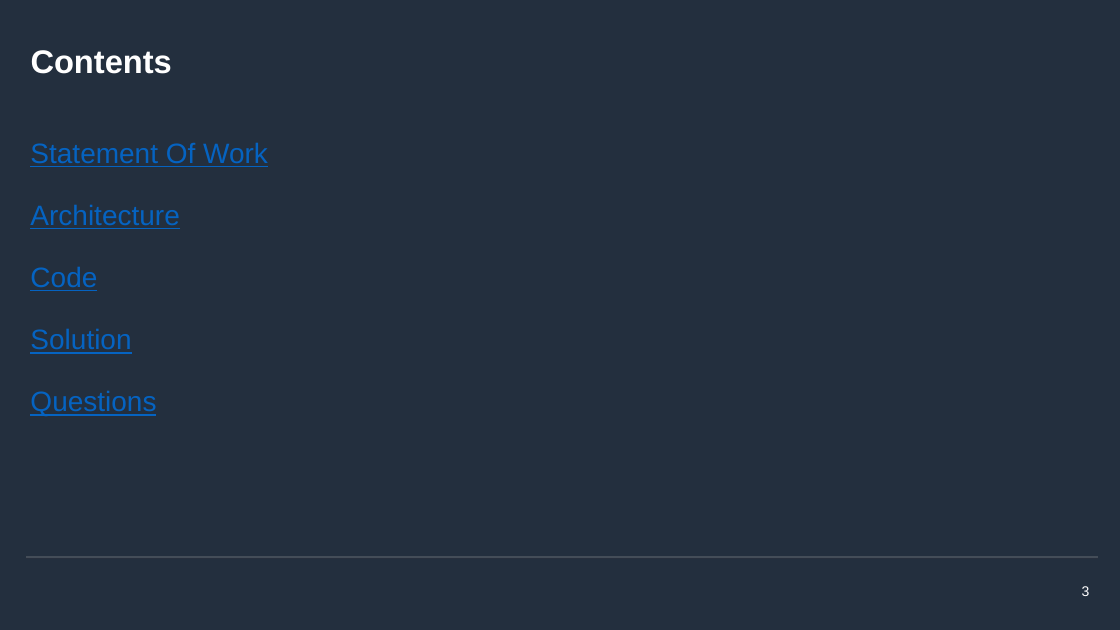
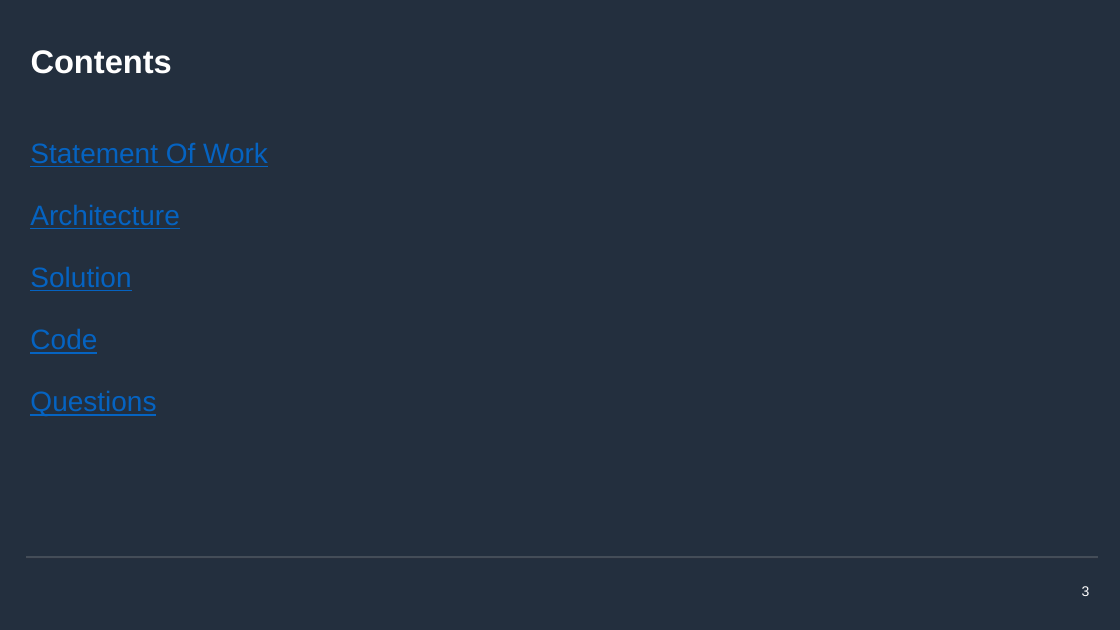
Before and after one commit to mcrucovschii/SmallEnvironment, a slide deck: slide 3 of Crucovschii-AWS-SmallEnvironment.pptx. Drawn at 1120x630 pixels with LibreOffice and Linux fonts; fonts in the diff are those of the drawing; background and template pictures are left out. Boxes give left, top, right and bottom in pixels: in the first picture for what was removed or moved away, otherwise in the second. Text is boxed around its words. In the diff, an @@ line names an element or a change of style, - is before the commit and + after.

```diff
--- a/Crucovschii-AWS-SmallEnvironment.pptx
+++ b/Crucovschii-AWS-SmallEnvironment.pptx
@@ text at (x1=30, y1=267, x2=131, y2=291): paragraph added @@
+Solution
@@ text at (x1=30, y1=329, x2=131, y2=354): paragraph removed @@
-Solution
```
Also in this commit, not shown: 10 other slides changed, 4 slides added, 1 other file.
